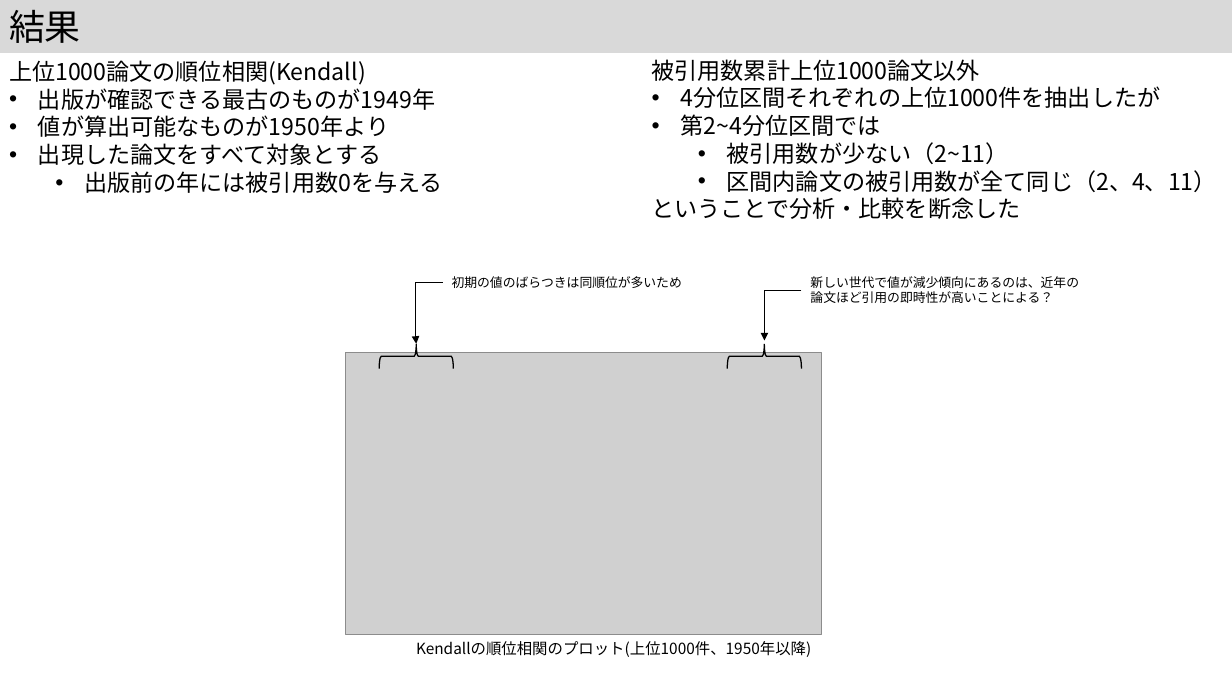
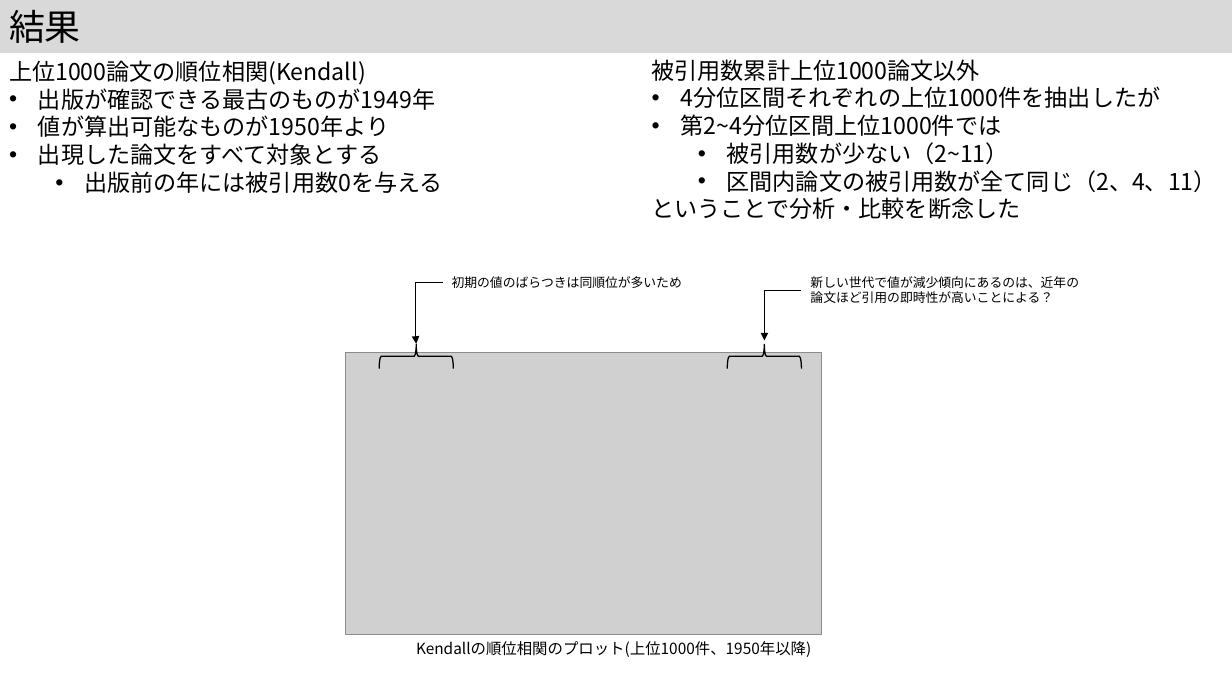
Before and after one commit to kouamano/pubmed-analysis, a slide deck: slide 6 of 202312/MIS41.pptx. Drawn at 1232x693 pixels with LibreOffice and Linux fonts; fonts in the diff are those of the drawing; grey boxes stand for pictures. Boxes give left, top, right and bottom in pixels: in the first picture for what was removed or moved away, otherwise in the second. Text is boxed around its words. In the diff, an @@ line names an element or a change of style, - is before the commit and + after.

```diff
--- a/202312/MIS41.pptx
+++ b/202312/MIS41.pptx
@@ text at (680, 114, 1001, 136): text changed @@
-• 第2~4分位区間では
+• 第2~4分位区間上位1000件では
```
Also in this commit, not shown: 2 other slides changed, 1 other file.
